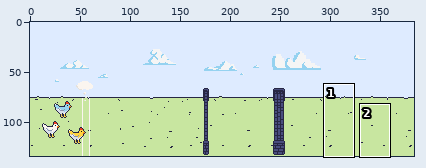
File history of a pixel-art file, assets/sprites/concept2.aseprite. The first picture is a wide view before the edit; the outline marks the close-up.
Close-up. Before the edit:
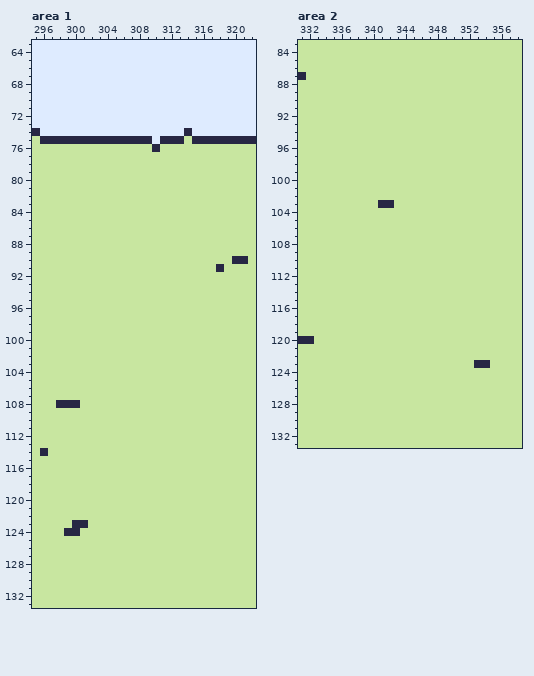
384x134 pixels, 1 frame. Shown: area 1: x 295..322, y 63..133; area 2: x 331..358, y 83..133.
The result:
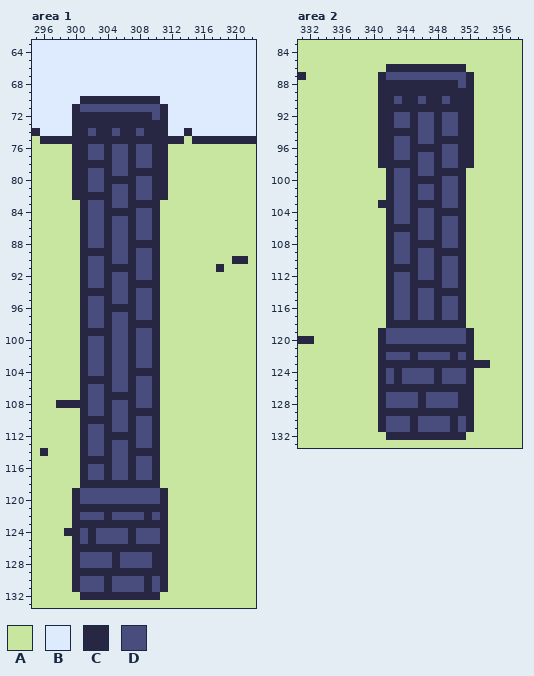
Palette (. is transparent): A #c8e6a0  B #deebff  C #272744  D #494d7e
The exact change:
--- area 1, layer "obstacles"
@@ x 298..313 @@
  69 BBBBBBBBBBBBBBBB
- 70 BBBBBBBBBBBBBBBB
- 71 BBBBBBBBBBBBBBBB
- 72 BBBBBBBBBBBBBBBB
- 73 BBBBBBBBBBBBBBBB
- 74 BBBBBBBBBBBBBBBB
- 75 CCCCCCCCCCCCBCCC
- 76 AAAAAAAAAAAACAAA
- 77 AAAAAAAAAAAAAAAA
- 78 AAAAAAAAAAAAAAAA
- 79 AAAAAAAAAAAAAAAA
- 80 AAAAAAAAAAAAAAAA
- 81 AAAAAAAAAAAAAAAA
- 82 AAAAAAAAAAAAAAAA
- 83 AAAAAAAAAAAAAAAA
- 84 AAAAAAAAAAAAAAAA
- 85 AAAAAAAAAAAAAAAA
- 86 AAAAAAAAAAAAAAAA
- 87 AAAAAAAAAAAAAAAA
- 88 AAAAAAAAAAAAAAAA
- 89 AAAAAAAAAAAAAAAA
- 90 AAAAAAAAAAAAAAAA
- 91 AAAAAAAAAAAAAAAA
- 92 AAAAAAAAAAAAAAAA
- 93 AAAAAAAAAAAAAAAA
- 94 AAAAAAAAAAAAAAAA
- 95 AAAAAAAAAAAAAAAA
- 96 AAAAAAAAAAAAAAAA
- 97 AAAAAAAAAAAAAAAA
- 98 AAAAAAAAAAAAAAAA
- 99 AAAAAAAAAAAAAAAA
-100 AAAAAAAAAAAAAAAA
-101 AAAAAAAAAAAAAAAA
-102 AAAAAAAAAAAAAAAA
-103 AAAAAAAAAAAAAAAA
-104 AAAAAAAAAAAAAAAA
-105 AAAAAAAAAAAAAAAA
-106 AAAAAAAAAAAAAAAA
-107 AAAAAAAAAAAAAAAA
-108 CCCAAAAAAAAAAAAA
-109 AAAAAAAAAAAAAAAA
-110 AAAAAAAAAAAAAAAA
-111 AAAAAAAAAAAAAAAA
-112 AAAAAAAAAAAAAAAA
-113 AAAAAAAAAAAAAAAA
-114 AAAAAAAAAAAAAAAA
-115 AAAAAAAAAAAAAAAA
-116 AAAAAAAAAAAAAAAA
-117 AAAAAAAAAAAAAAAA
-118 AAAAAAAAAAAAAAAA
-119 AAAAAAAAAAAAAAAA
-120 AAAAAAAAAAAAAAAA
-121 AAAAAAAAAAAAAAAA
-122 AAAAAAAAAAAAAAAA
-123 AACCAAAAAAAAAAAA
-124 ACCAAAAAAAAAAAAA
-125 AAAAAAAAAAAAAAAA
-126 AAAAAAAAAAAAAAAA
-127 AAAAAAAAAAAAAAAA
-128 AAAAAAAAAAAAAAAA
-129 AAAAAAAAAAAAAAAA
-130 AAAAAAAAAAAAAAAA
-131 AAAAAAAAAAAAAAAA
-132 AAAAAAAAAAAAAAAA
+ 70 BBBCCCCCCCCCCBBB
+ 71 BBCDDDDDDDDDDCBB
+ 72 BBCCCCCCCCCCDCBB
+ 73 BBCCCCCCCCCCCCBB
+ 74 BBCCDCCDCCDCCCBB
+ 75 CCCCCCCCCCCCCCCC
+ 76 AACCDDCDDCDDCCAA
+ 77 AACCDDCDDCDDCCAA
+ 78 AACCCCCDDCDDCCAA
+ 79 AACCDDCDDCCCCCAA
+ 80 AACCDDCCCCDDCCAA
+ 81 AACCDDCDDCDDCCAA
+ 82 AACCCCCDDCDDCCAA
+ 83 AAACDDCDDCCCCAAA
+ 84 AAACDDCCCCDDCAAA
+ 85 AAACDDCDDCDDCAAA
+ 86 AAACDDCDDCDDCAAA
+ 87 AAACDDCDDCDDCAAA
+ 88 AAACDDCDDCCCCAAA
+ 89 AAACCCCDDCDDCAAA
+ 90 AAACDDCDDCDDCAAA
+ 91 AAACDDCCCCDDCAAA
+ 92 AAACDDCDDCDDCAAA
+ 93 AAACDDCDDCCCCAAA
+ 94 AAACCCCDDCDDCAAA
+ 95 AAACDDCDDCDDCAAA
+ 96 AAACDDCCCCDDCAAA
+ 97 AAACDDCDDCDDCAAA
+ 98 AAACDDCDDCCCCAAA
+ 99 AAACCCCDDCDDCAAA
+100 AAACDDCDDCDDCAAA
+101 AAACDDCDDCDDCAAA
+102 AAACDDCDDCDDCAAA
+103 AAACDDCDDCDDCAAA
+104 AAACDDCDDCCCCAAA
+105 AAACCCCDDCDDCAAA
+106 AAACDDCDDCDDCAAA
+107 AAACDDCCCCDDCAAA
+108 CCCCDDCDDCDDCAAA
+109 AAACDDCDDCCCCAAA
+110 AAACCCCDDCDDCAAA
+111 AAACDDCDDCDDCAAA
+112 AAACDDCCCCDDCAAA
+113 AAACDDCDDCDDCAAA
+114 AAACDDCDDCCCCAAA
+115 AAACCCCDDCDDCAAA
+116 AAACDDCDDCDDCAAA
+117 AAACDDCDDCDDCAAA
+118 AAACCCCCCCCCCAAA
+119 AACDDDDDDDDDDCAA
+120 AACDDDDDDDDDDCAA
+121 AACCCCCCCCCCCCAA
+122 AACDDDCDDDDCDCAA
+123 AACCCCCCCCCCCCAA
+124 ACCDCDDDDCDDDCAA
+125 AACDCDDDDCDDDCAA
+126 AACCCCCCCCCCCCAA
+127 AACDDDDCDDDDCCAA
+128 AACDDDDCDDDDCCAA
+129 AACCCCCCCCCCCCAA
+130 AACDDDCDDDDCDCAA
+131 AACDDDCDDDDCDCAA
+132 AAACCCCCCCCCCAAA
 133 AAAAAAAAAAAAAAAA
--- area 2, layer "obstacles"
@@ x 339..354 @@
  85 AAAAAAAAAAAAAAAA
- 86 AAAAAAAAAAAAAAAA
- 87 AAAAAAAAAAAAAAAA
- 88 AAAAAAAAAAAAAAAA
- 89 AAAAAAAAAAAAAAAA
- 90 AAAAAAAAAAAAAAAA
- 91 AAAAAAAAAAAAAAAA
- 92 AAAAAAAAAAAAAAAA
- 93 AAAAAAAAAAAAAAAA
- 94 AAAAAAAAAAAAAAAA
- 95 AAAAAAAAAAAAAAAA
- 96 AAAAAAAAAAAAAAAA
- 97 AAAAAAAAAAAAAAAA
- 98 AAAAAAAAAAAAAAAA
- 99 AAAAAAAAAAAAAAAA
-100 AAAAAAAAAAAAAAAA
-101 AAAAAAAAAAAAAAAA
-102 AAAAAAAAAAAAAAAA
-103 AACCAAAAAAAAAAAA
-104 AAAAAAAAAAAAAAAA
-105 AAAAAAAAAAAAAAAA
-106 AAAAAAAAAAAAAAAA
-107 AAAAAAAAAAAAAAAA
-108 AAAAAAAAAAAAAAAA
-109 AAAAAAAAAAAAAAAA
-110 AAAAAAAAAAAAAAAA
-111 AAAAAAAAAAAAAAAA
-112 AAAAAAAAAAAAAAAA
-113 AAAAAAAAAAAAAAAA
-114 AAAAAAAAAAAAAAAA
-115 AAAAAAAAAAAAAAAA
-116 AAAAAAAAAAAAAAAA
-117 AAAAAAAAAAAAAAAA
-118 AAAAAAAAAAAAAAAA
-119 AAAAAAAAAAAAAAAA
-120 AAAAAAAAAAAAAAAA
-121 AAAAAAAAAAAAAAAA
-122 AAAAAAAAAAAAAAAA
-123 AAAAAAAAAAAAAACC
-124 AAAAAAAAAAAAAAAA
-125 AAAAAAAAAAAAAAAA
-126 AAAAAAAAAAAAAAAA
-127 AAAAAAAAAAAAAAAA
-128 AAAAAAAAAAAAAAAA
-129 AAAAAAAAAAAAAAAA
-130 AAAAAAAAAAAAAAAA
-131 AAAAAAAAAAAAAAAA
-132 AAAAAAAAAAAAAAAA
+ 86 AAACCCCCCCCCCAAA
+ 87 AACDDDDDDDDDDCAA
+ 88 AACCCCCCCCCCDCAA
+ 89 AACCCCCCCCCCCCAA
+ 90 AACCDCCDCCDCCCAA
+ 91 AACCCCCCCCCCCCAA
+ 92 AACCDDCDDCDDCCAA
+ 93 AACCDDCDDCDDCCAA
+ 94 AACCCCCDDCDDCCAA
+ 95 AACCDDCDDCCCCCAA
+ 96 AACCDDCCCCDDCCAA
+ 97 AACCDDCDDCDDCCAA
+ 98 AACCCCCDDCDDCCAA
+ 99 AAACDDCDDCCCCAAA
+100 AAACDDCCCCDDCAAA
+101 AAACDDCDDCDDCAAA
+102 AAACDDCDDCDDCAAA
+103 AACCDDCCCCDDCAAA
+104 AAACDDCDDCCCCAAA
+105 AAACDDCDDCDDCAAA
+106 AAACCCCDDCDDCAAA
+107 AAACDDCDDCDDCAAA
+108 AAACDDCCCCDDCAAA
+109 AAACDDCDDCCCCAAA
+110 AAACDDCDDCDDCAAA
+111 AAACCCCDDCDDCAAA
+112 AAACDDCDDCDDCAAA
+113 AAACDDCCCCDDCAAA
+114 AAACDDCDDCCCCAAA
+115 AAACDDCDDCDDCAAA
+116 AAACDDCDDCDDCAAA
+117 AAACDDCDDCDDCAAA
+118 AAACCCCCCCCCCAAA
+119 AACDDDDDDDDDDCAA
+120 AACDDDDDDDDDDCAA
+121 AACCCCCCCCCCCCAA
+122 AACDDDCDDDDCDCAA
+123 AACCCCCCCCCCCCCC
+124 AACDCDDDDCDDDCAA
+125 AACDCDDDDCDDDCAA
+126 AACCCCCCCCCCCCAA
+127 AACDDDDCDDDDCCAA
+128 AACDDDDCDDDDCCAA
+129 AACCCCCCCCCCCCAA
+130 AACDDDCDDDDCDCAA
+131 AACDDDCDDDDCDCAA
+132 AAACCCCCCCCCCAAA
 133 AAAAAAAAAAAAAAAA
Changed places in both close-ups, as pixel boxes (x1, y1, x2, y2):
changed: (72, 96, 168, 600)
changed: (378, 64, 474, 440)
